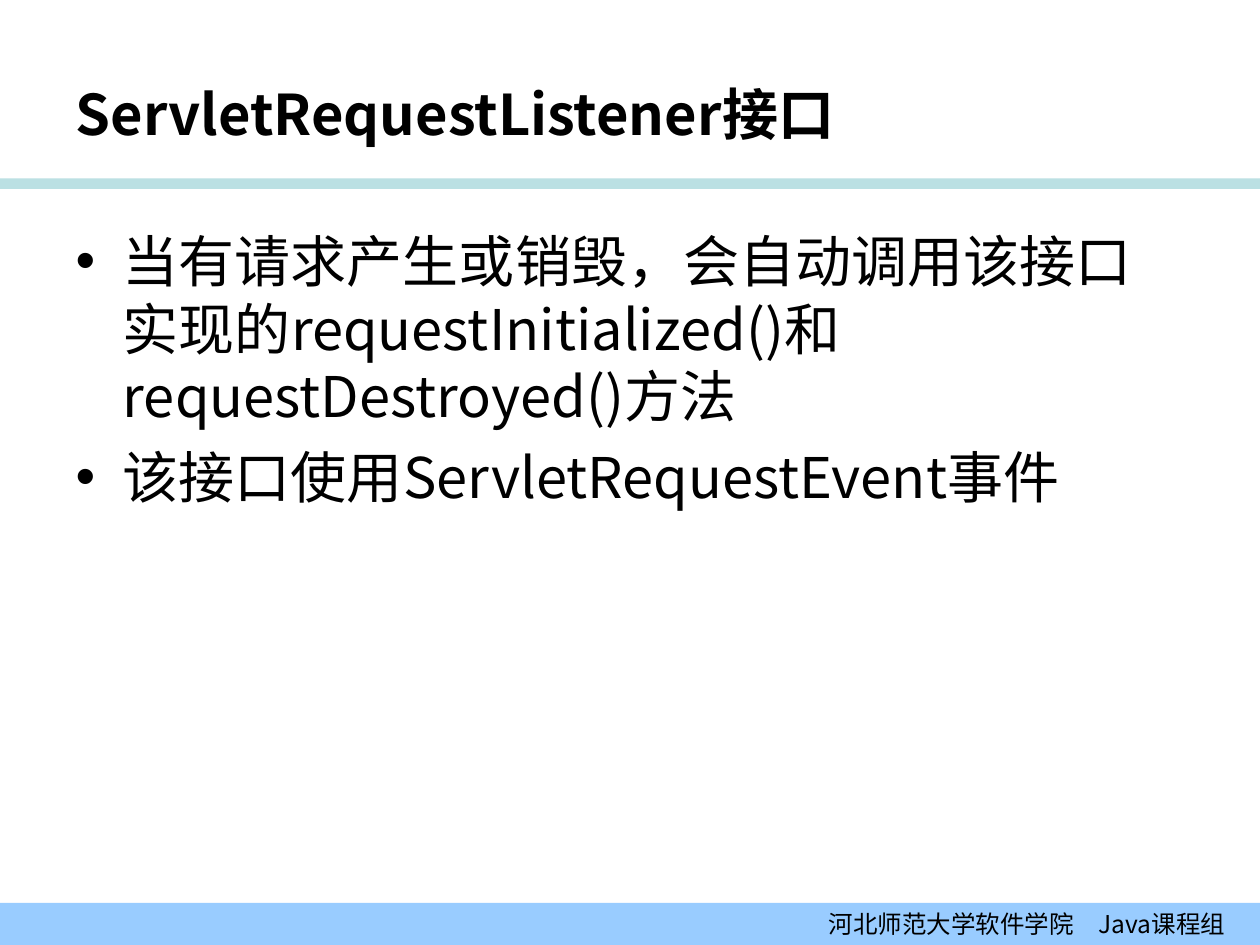
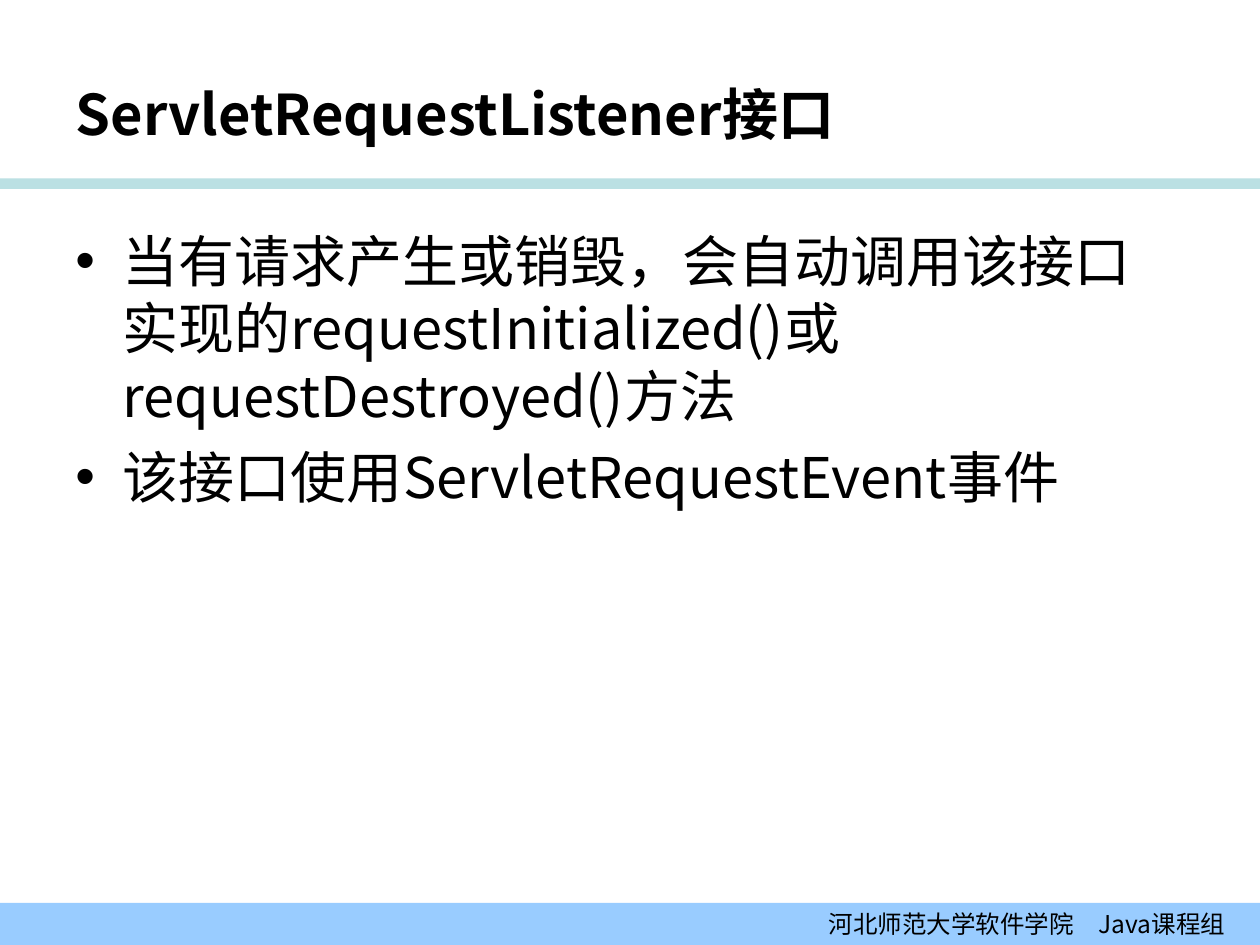
Before and after one commit to edu2act/course-JavaEE, a slide deck: slide 25 of 课程PPT/02-02_监听器.ppt. Drawn at 1260x945 pixels with LibreOffice and Linux fonts; fonts in the diff are those of the drawing; background and template pictures are left out. Boxes give left, top, right and bottom in pixels: in the first picture for what was removed or moved away, otherwise in the second. Text is boxed around its words. In the diff, an @@ line names an element or a change of style, - is before the commit and + after.

```diff
--- a/课程PPT/02-02_监听器.ppt
+++ b/课程PPT/02-02_监听器.ppt
@@ text at (x1=123, y1=235, x2=1131, y2=430): text changed @@
-• 当有请求产生或销毁，会自动调用该接口实现的requestInitialized()和requestDestroyed()方法
+• 当有请求产生或销毁，会自动调用该接口实现的requestInitialized()或requestDestroyed()方法
```
Also in this commit, not shown: 11 other slides changed, 1 slide added, 1 slide removed, 23 other files.
